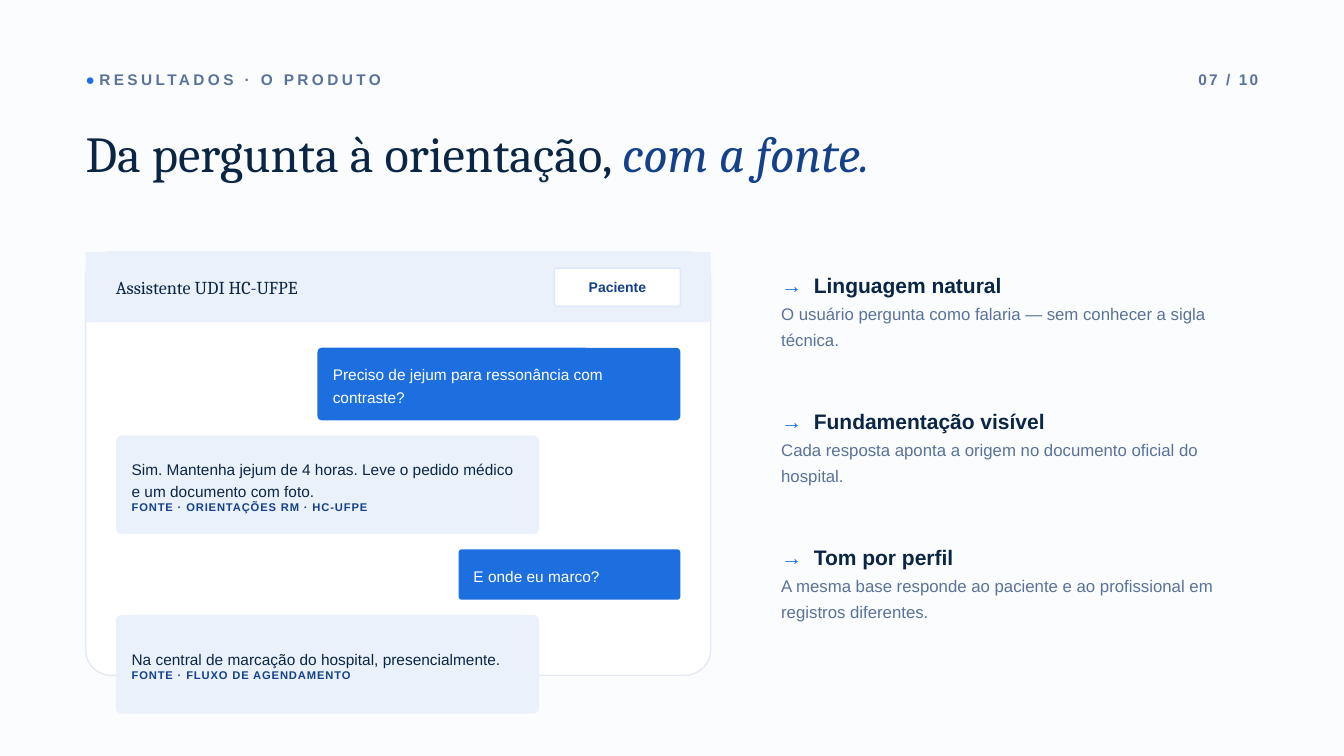
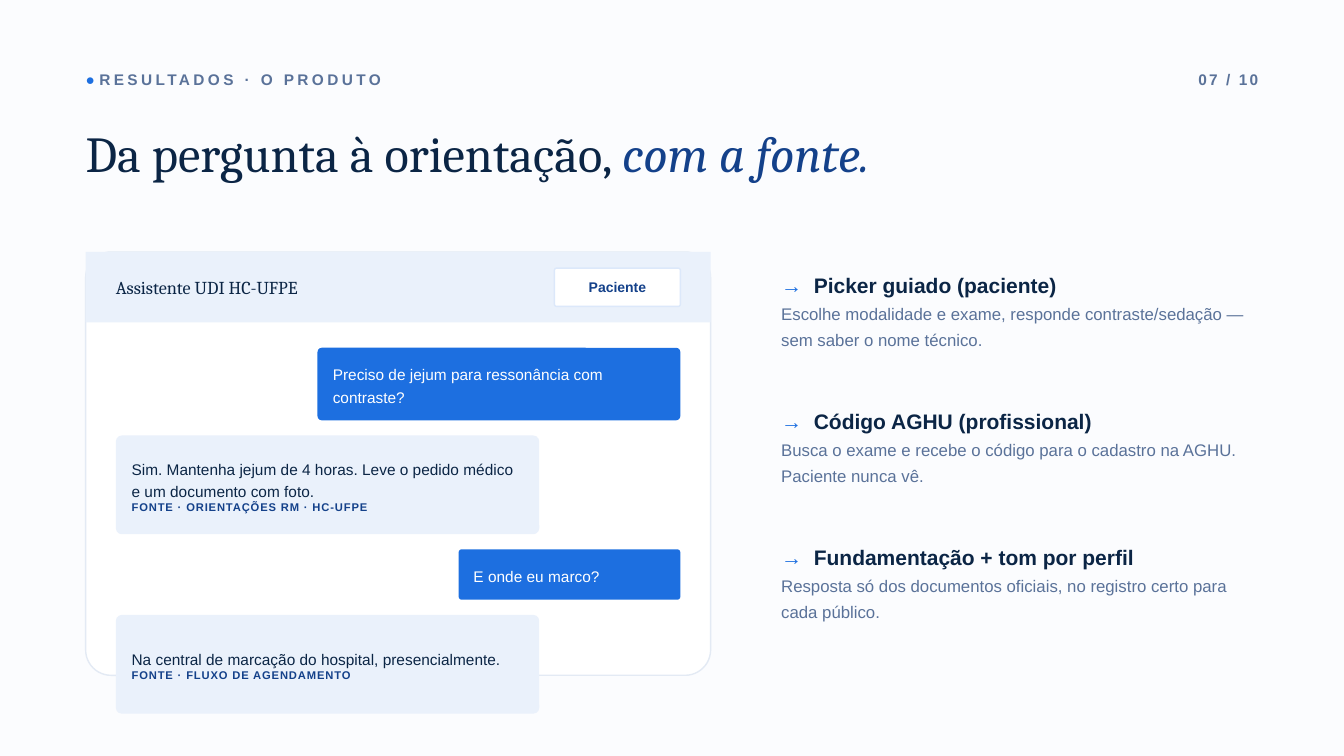
Before and after one commit to ata1de/hc-ufpe-exam-assistant, a slide deck: slide 8 of docs/Apresentacao_HC-UFPE.pptx. Drawn at 1344x756 pixels with LibreOffice and Linux fonts; fonts in the diff are those of the drawing. Boxes give left, top, right and bottom in pixels: in the first picture for what was removed or moved away, otherwise in the second. Text is boxed around its words. In the diff, an @@ line names an element or a change of style, - is before the commit and + after.

Commit message:
docs: update presentation with current project state (814 exams, guided picker, AGHU code)

```diff
--- a/docs/Apresentacao_HC-UFPE.pptx
+++ b/docs/Apresentacao_HC-UFPE.pptx
@@ text at <box>781,277,1222,346</box>: text changed @@
-→ Linguagem natural
-O usuário pergunta como falaria — sem conhecer a sigla técnica.
+→ Picker guiado (paciente)
+Escolhe modalidade e exame, responde contraste/sedação — sem saber o nome técnico.
@@ text at <box>781,413,1236,482</box>: text changed @@
-→ Fundamentação visível
-Cada resposta aponta a origem no documento oficial do hospital.
+→ Código AGHU (profissional)
+Busca o exame e recebe o código para o cadastro na AGHU. Paciente nunca vê.
@@ text at <box>781,549,1227,622</box>: text changed @@
-→ Tom por perfil
-A mesma base responde ao paciente e ao profissional em registros diferentes.
+→ Fundamentação + tom por perfil
+Resposta só dos documentos oficiais, no registro certo para cada público.
```
Also in this commit, not shown: 8 other slides changed.
